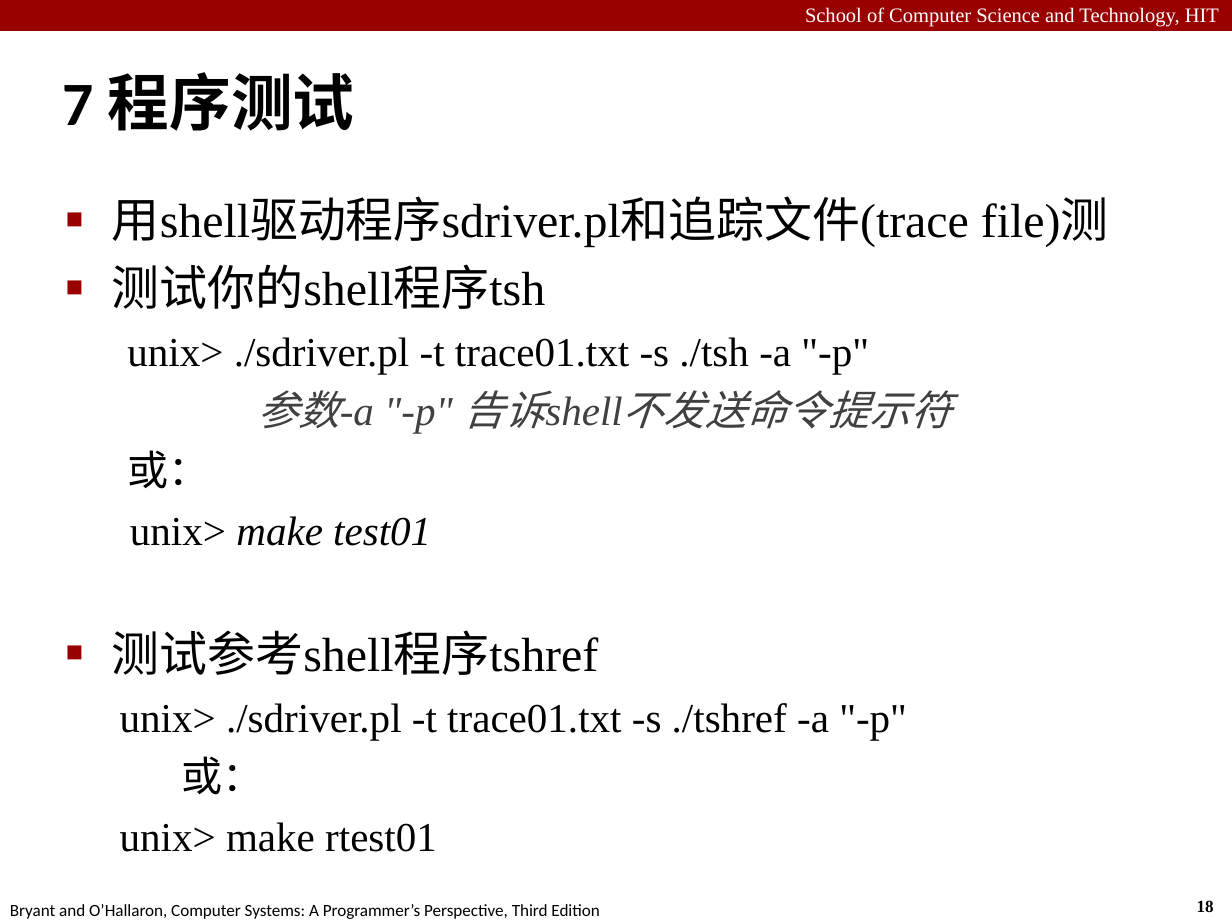
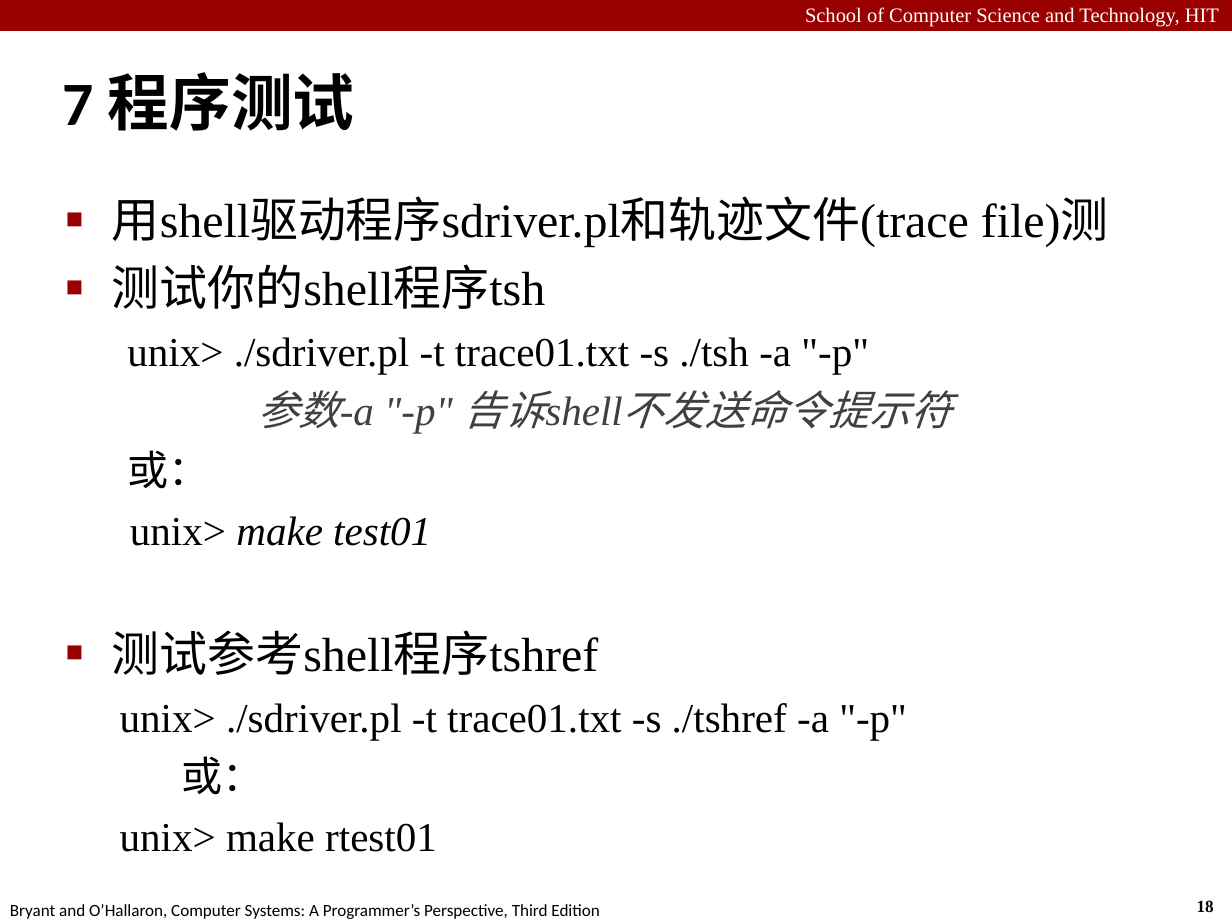
Before and after one commit to cuttingedge191/HITCS-ICS_CSAPP, a slide deck: slide 18 of HIT_Labs/Lab7/Lab7-2021.pptx. Drawn at 1232x924 pixels with LibreOffice and Linux fonts; fonts in the diff are those of the drawing. Boxes give left, top, right and bottom in pixels: in the first picture for what was removed or moved away, otherwise in the second. Text is boxed around its words. In the diff, an @@ line names an element or a change of style, - is before the commit and + after.

```diff
--- a/HIT_Labs/Lab7/Lab7-2021.pptx
+++ b/HIT_Labs/Lab7/Lab7-2021.pptx
@@ text at [112,196,1109,248]: text changed @@
-■ 用shell驱动程序sdriver.pl和追踪文件(trace file)测
+■ 用shell驱动程序sdriver.pl和轨迹文件(trace file)测
```
Also in this commit, not shown: 8 other slides changed, 1 slide added, 43 other files.
